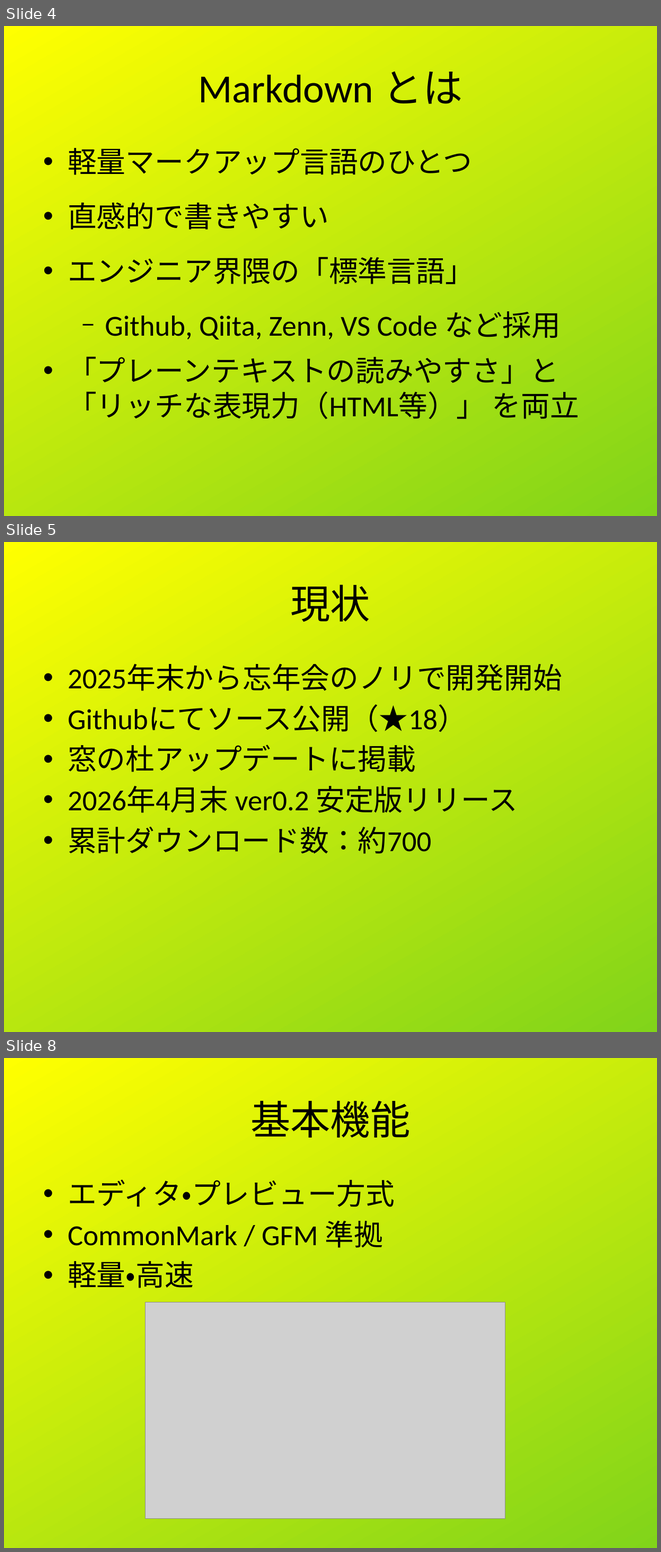
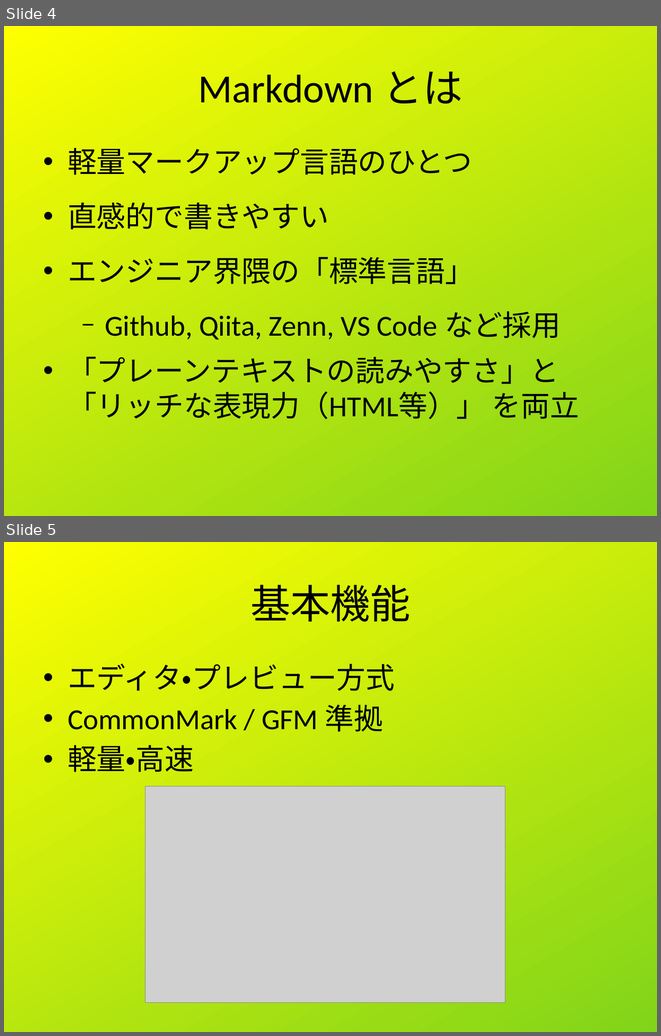
Before and after one commit to shigmas/viMarkdown, a slide deck: tech/ja/LT20260514/viMarkdown_LT.odp. Shown one above the other, each under a label of ours: slides 4, 5 and 8 before the commit, slides 4 and 5 after it; the slides between them are not shown. The pictures are 661x1552 and 661x1036 pixels, drawn with LibreOffice and Linux fonts; fonts in the diff are those of the drawing; grey boxes stand for pictures. Boxes give left, top, right and bottom in pixels: in the first picture for what was removed or moved away, otherwise in the second. Text is boxed around its words. In the diff, an @@ line names an element or a change of style, - is before the commit and + after.

```diff
--- a/tech/ja/LT20260514/viMarkdown_LT.odp
+++ b/tech/ja/LT20260514/viMarkdown_LT.odp
@@ slide 5 removed at [4, 542, 657, 1032], background gradient #FFFF00 to #81D41A @@
@@ title removed at [291, 584, 371, 622] @@
-現状
@@ text removed at [68, 664, 562, 854] @@
-• 2025年末から忘年会のノリで開発開始
-• Githubにてソース公開（★18）
-• 窓の杜アップデートに掲載
-• 2026年4月末 ver0.2 安定版リリース
-• 累計ダウンロード数：約700
@@ what was slide 8 is now slide 5 @@
```
Also in this commit, not shown: 6 slides changed, 9 other files.
